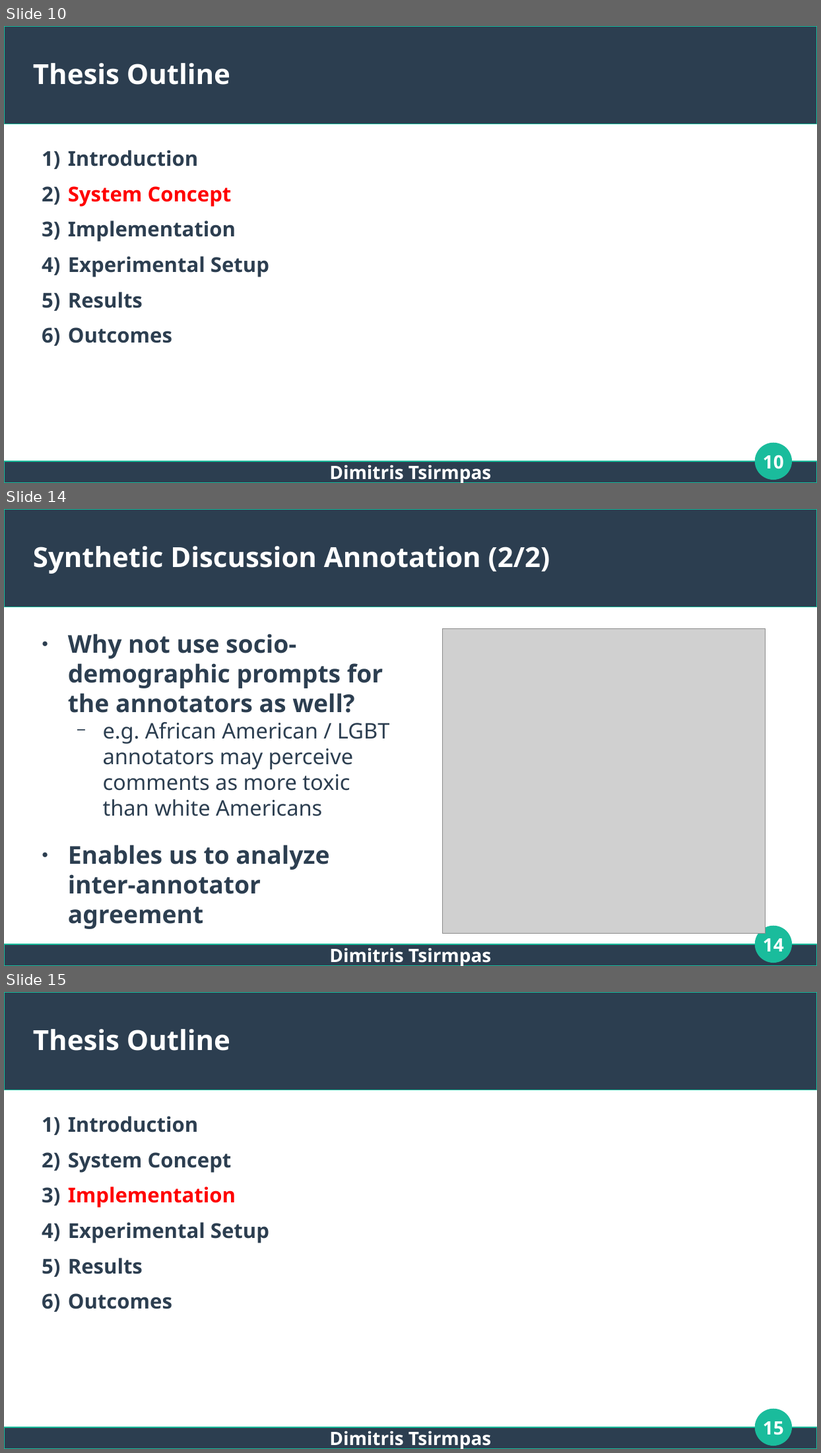
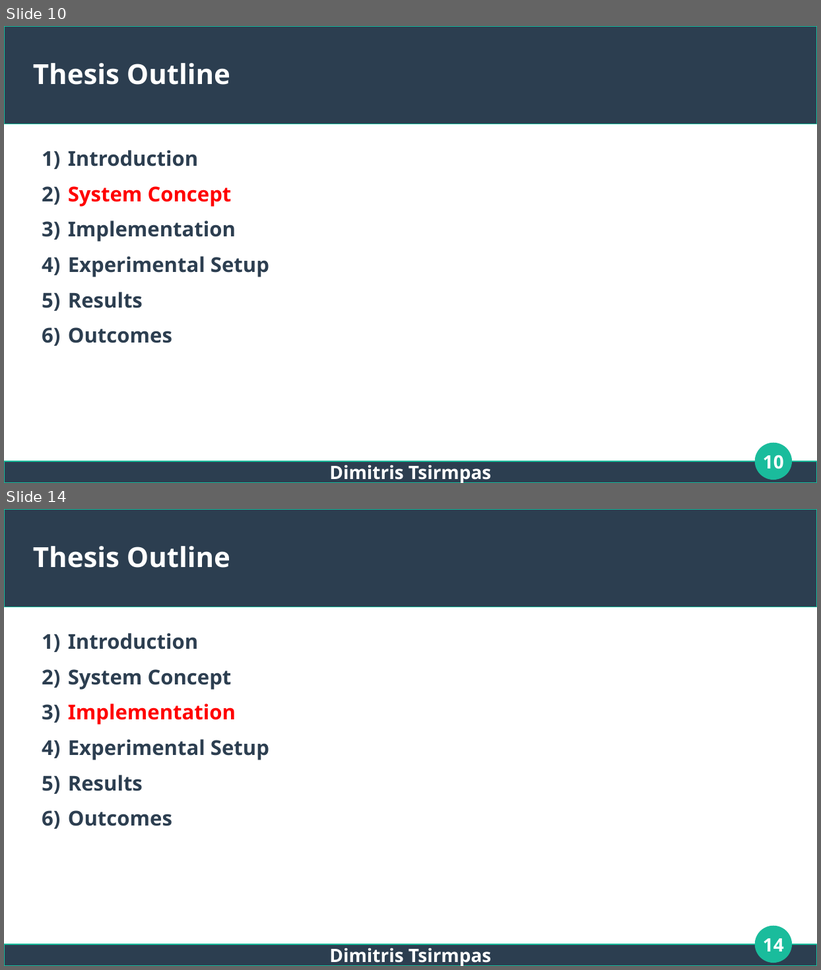
Before and after one commit to dimits-ts/llm_moderation_research, a slide deck: presentations/thesis.odp. Shown one above the other, each under a label of ours: slides 10, 14 and 15 before the commit, slides 10 and 14 after it; the slides between them are not shown. The pictures are 821x1453 and 821x970 pixels, drawn with LibreOffice and Linux fonts; fonts in the diff are those of the drawing; grey boxes stand for pictures. Boxes give left, top, right and bottom in pixels: in the first picture for what was removed or moved away, otherwise in the second. Text is boxed around its words. In the diff, an @@ line names an element or a change of style, - is before the commit and + after.

```diff
--- a/presentations/thesis.odp
+++ b/presentations/thesis.odp
@@ slide 14 removed at (4,509,817,966), background #FFFFFF; not listed: 3 template elements that a slide beside it also shows @@
@@ title removed at (33,546,550,574) @@
-Synthetic Discussion Annotation (2/2)
@@ text removed at (68,634,389,929) @@
-● Why not use socio-demographic prompts for the annotators as well?
-  − e.g. African American / LGBT annotators may perceive comments as more toxic than white Americans
-● Enables us to analyze inter-annotator agreement
@@ picture removed at (443,628,766,933) @@
@@ page number removed at (763,939,784,952) @@
-14
@@ text removed at (329,948,491,966) @@
-Dimitris Tsirmpas
@@ what was slide 15 is now slide 14 @@
@@ page number at (763,939,784,952): text changed @@
-15
+14
```
Also in this commit, not shown: 18 slides changed, 2 slides added.
